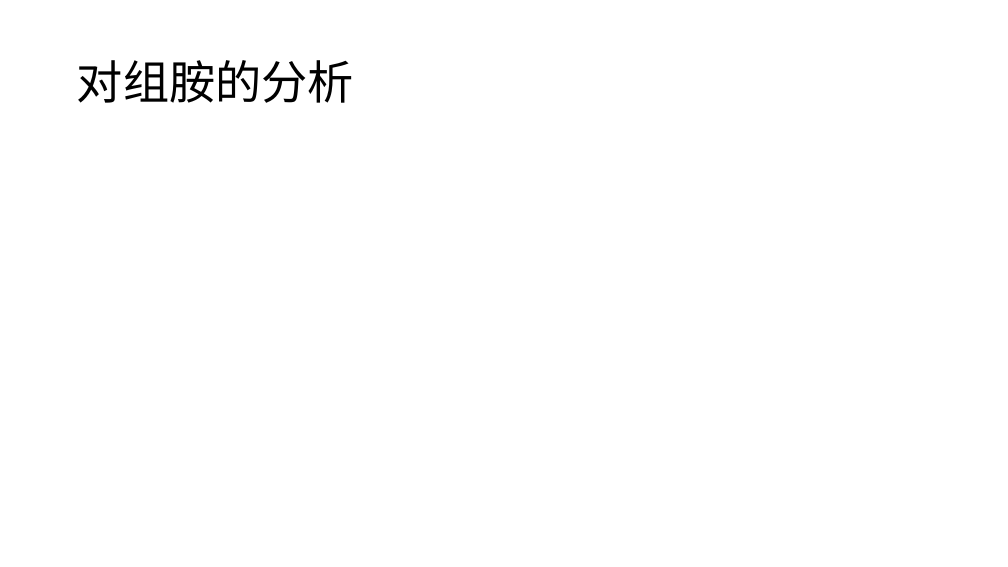
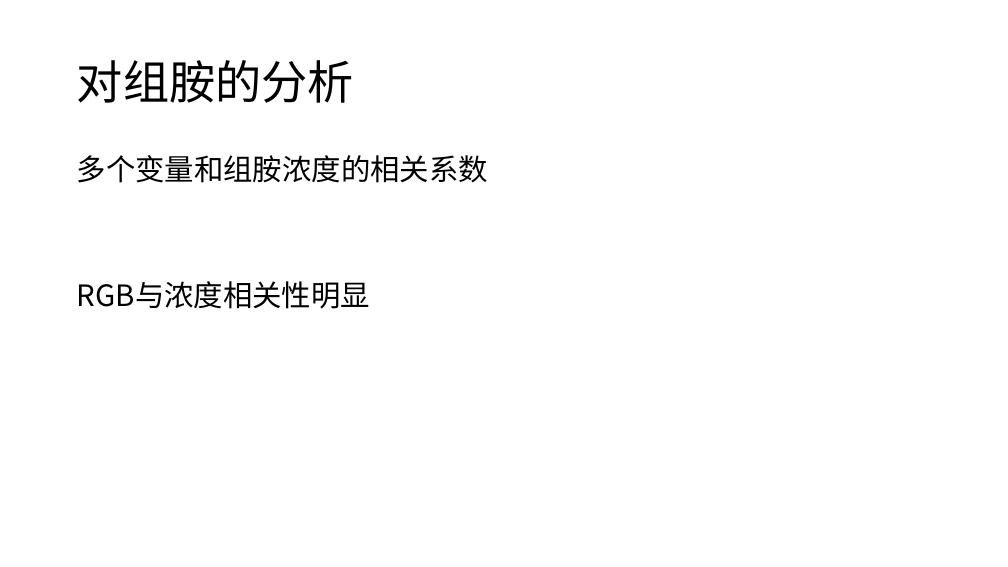
Before and after one commit to yuanjingsong/MCM_Homework, a slide deck: slide 8 of PreG21.pptx. Drawn at 1008x567 pixels with LibreOffice and Linux fonts; fonts in the diff are those of the drawing; grey boxes stand for pictures. Boxes give left, top, right and bottom in pixels: in the first picture for what was removed or moved away, otherwise in the second. Text is boxed around its words. In the diff, an @@ line names an element or a change of style, - is before the commit and + after.

```diff
--- a/PreG21.pptx
+++ b/PreG21.pptx
@@ text added at [77, 155, 488, 309], 28 pt, text #000000 @@
+多个变量和组胺浓度的相关系数
+RGB与浓度相关性明显
```
Also in this commit, not shown: 1 other slide changed, 2 slides added, 24 other files.
